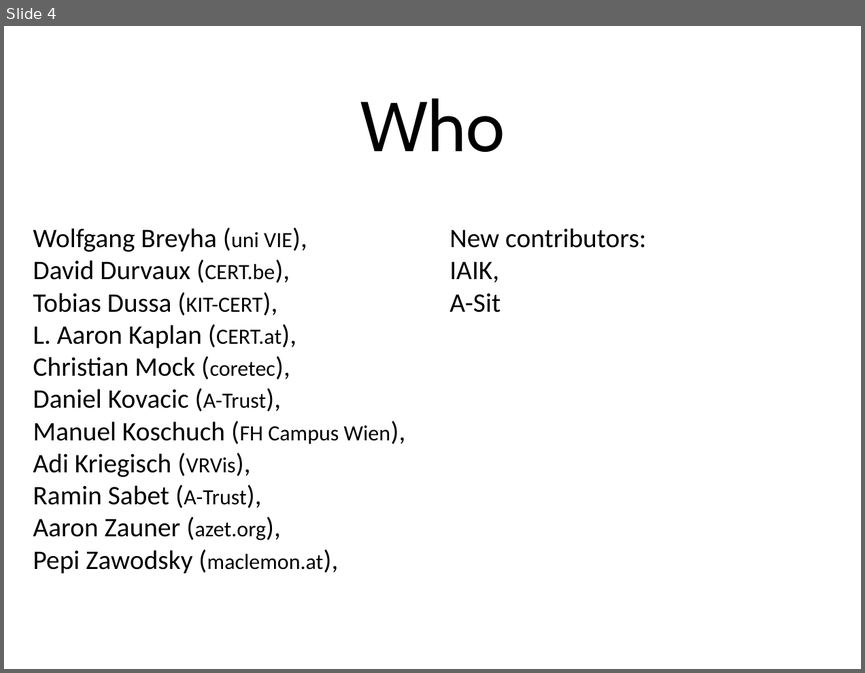
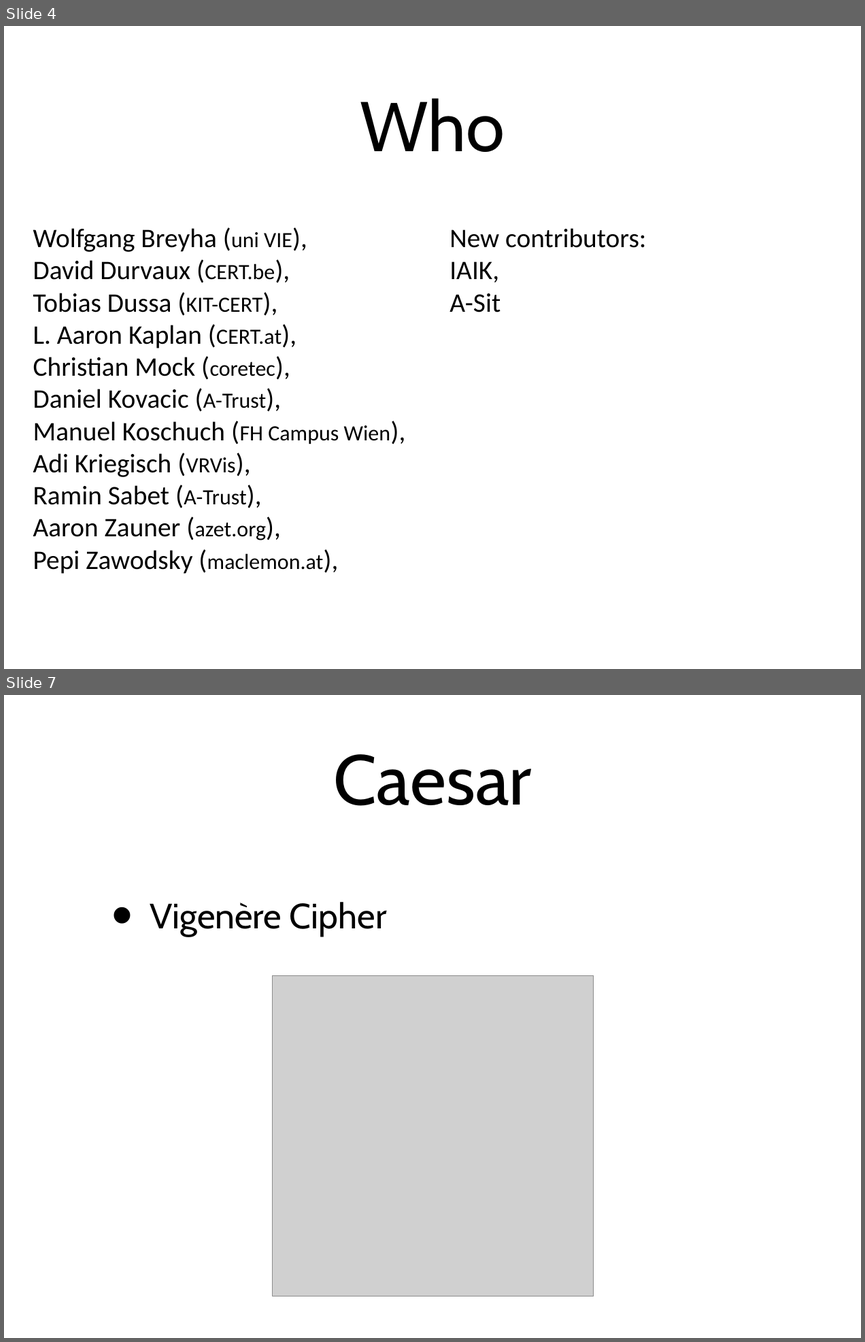
Before and after one commit to BetterCrypto/Applied-Crypto-Hardening, a slide deck: presentations/M3AWWG/draft_m3aawg.pptx. Shown one above the other, each under a label of ours: slide 4 before the commit, slides 4 and 7 after it; the slides between them are not shown. The pictures are 865x673 and 865x1342 pixels, drawn with LibreOffice and Linux fonts; fonts in the diff are those of the drawing; grey boxes stand for pictures. Boxes give left, top, right and bottom in pixels: in the first picture for what was removed or moved away, otherwise in the second. Text is boxed around its words. In the diff, an @@ line names an element or a change of style, - is before the commit and + after.

```diff
--- a/presentations/M3AWWG/draft_m3aawg.pptx
+++ b/presentations/M3AWWG/draft_m3aawg.pptx
@@ slide 7 added at [4, 695, 861, 1338], background #FFFFFF @@
@@ title added at [333, 754, 532, 806], 84 pt, text #000000 @@
+Caesar
@@ text added at [150, 902, 387, 936], 42 pt, text #000000 @@
+• Vigenère Cipher
@@ picture added at [273, 975, 594, 1296] @@
```
Also in this commit, not shown: 9 slides changed, 4 other slides added.
